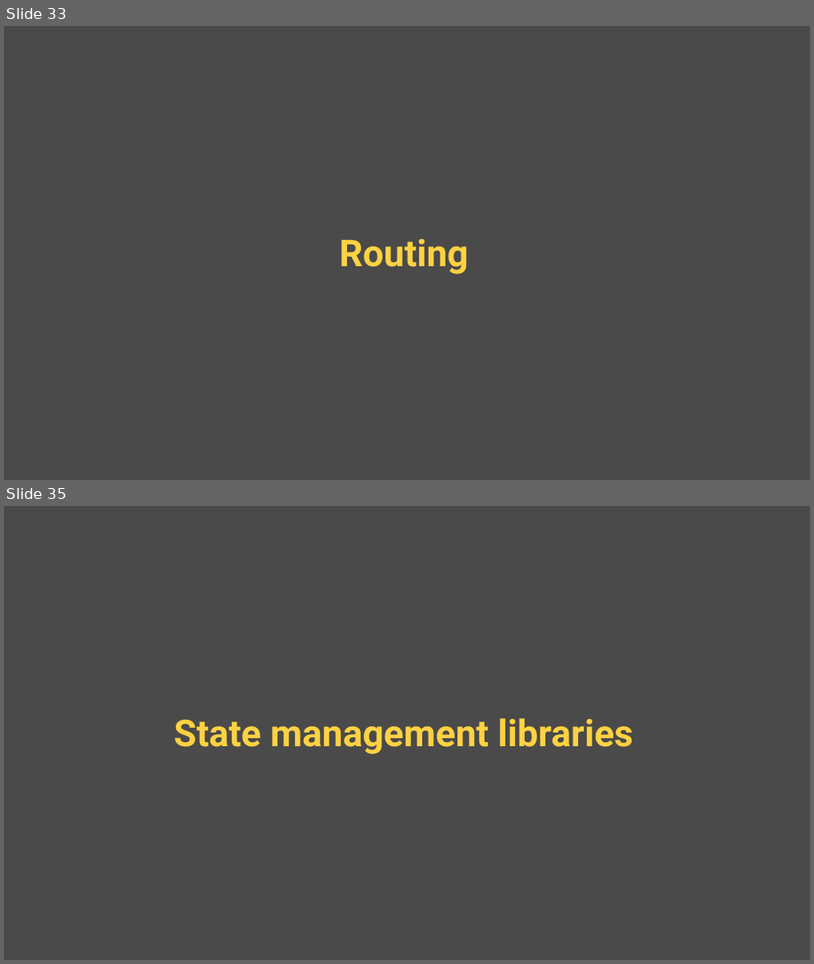
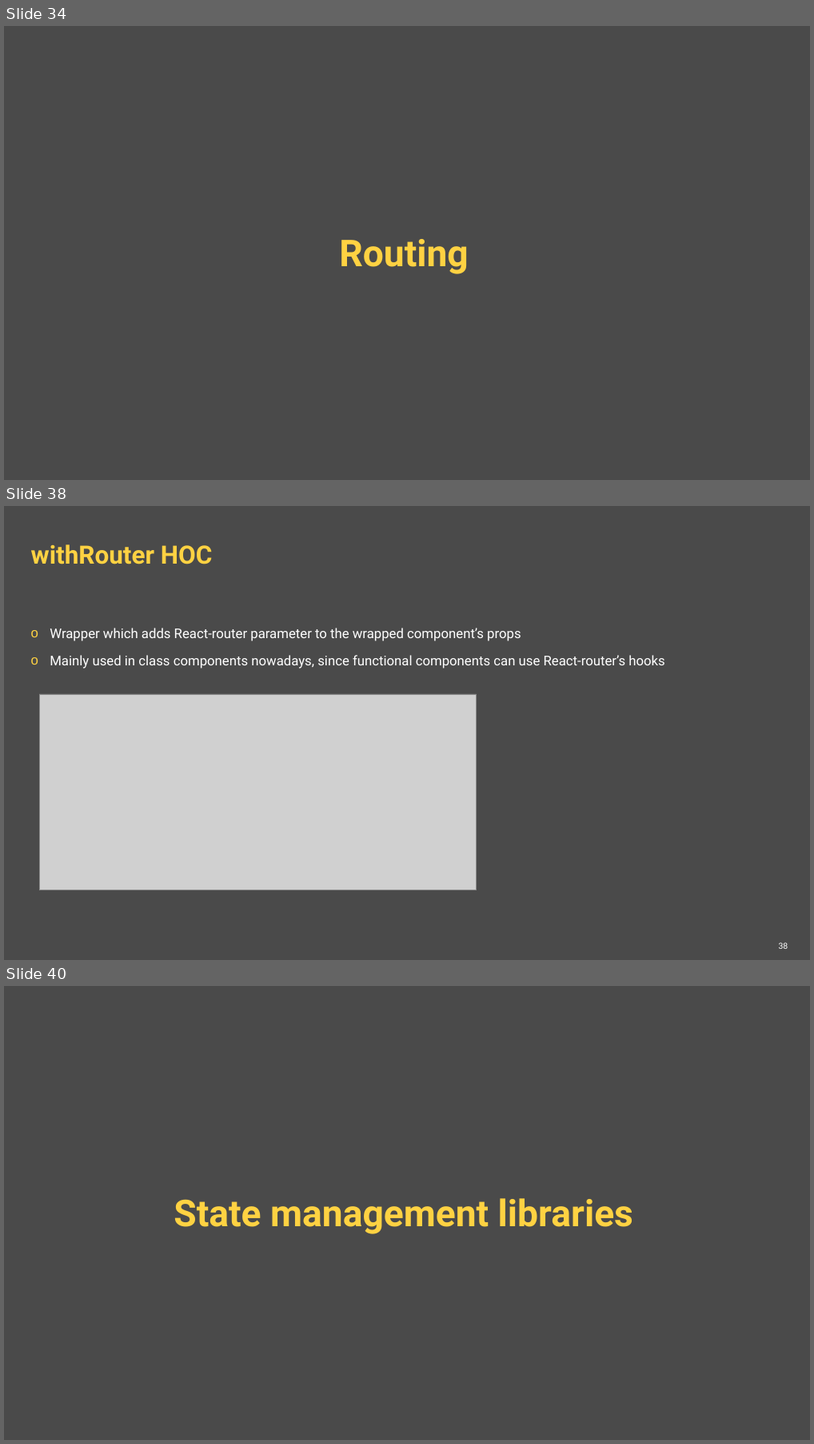
Before and after one commit to ppuzio/react-course-examples, a slide deck: React BEST course.pptx. Shown one above the other, each under a label of ours: slides 33 and 35 before the commit, slides 34, 38 and 40 after it; the slides between them are not shown. The pictures are 814x964 and 814x1444 pixels, drawn with LibreOffice and Linux fonts; fonts in the diff are those of the drawing; grey boxes stand for pictures; background and template pictures are left out. Boxes give left, top, right and bottom in pixels: in the first picture for what was removed or moved away, otherwise in the second. Text is boxed around its words. In the diff, an @@ line names an element or a change of style, - is before the commit and + after.

Commit message:
react-router + some changes to live coded example

```diff
--- a/React BEST course.pptx
+++ b/React BEST course.pptx
@@ slide 38 added at (4,506,810,960), background #4A4A4A @@
@@ title added at (31,544,213,564), 30 pt, text #FFD242, bold @@
+withRouter HOC
@@ text added at (50,628,665,668), 16 pt, text #FFFFFF @@
+o Wrapper which adds React-router parameter to the wrapped component’s props
+o Mainly used in class components nowadays, since functional components can use React-router’s hooks
@@ picture added at (39,694,477,890) @@
@@ page number added at (779,942,789,948), 10 pt, text #FFFFFF @@
+38
@@ what was slide 33 is now slide 34 @@
@@ what was slide 35 is now slide 40 @@
```
Also in this commit, not shown: 1 slide changed, 4 other slides added, 4 other files.
